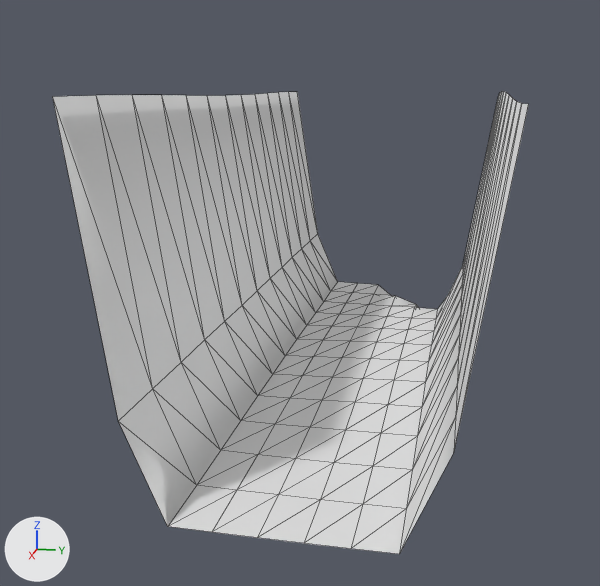
Renders of the OBJ model models/areas/sprouthollow/cliff_1_1.obj from each side of a commit.
Before and after are seen from a camera (50 mm lens) standing at (63.4, -34.0, 9.2) and looking at (36.3, -39.4, 2.4). Arrows for +X, +Y and +Z are at lower left; the lights stay in place. The older version comes first. Mesh edges are drawn as thin lines. Where no turn or scale is listed for an object, it has been applied to the vertices. Vertices at exactly the same position are counted once.

Objects in the first picture: 'cliff_1_1'.
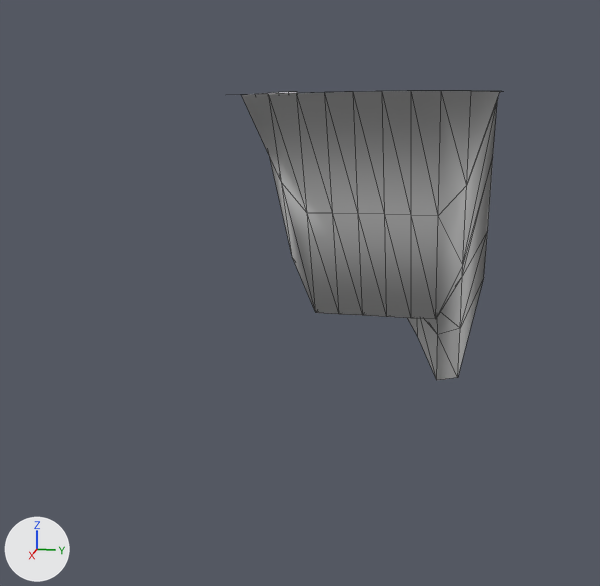
Pixel boxes (x1, y1, x2, y2) of what changed, in the pictures (600 x 586 px):
'cliff_1_1', reshaped (45% narrower, 38% shorter): before (53, 91, 529, 554); after (242, 91, 502, 380)
part 1 of me_cliff_1_1, cut back: before (53, 91, 529, 554); after (242, 91, 502, 319)

What changed in the scene script:
```text
Change me_cliff_1_1:
    used by ob_cliff_1_1; location = (0.0, 0.0, 0.0)
    remove me_cliff_1_1.from_pydata(...)  # 130 vertices, 216 faces; spans x 24.0..48.0, y -42.0..-33.0, z -4.8..9.1
    add me_cliff_1_1.from_pydata(...)  # 70 vertices, 108 faces; spans x 24.0..36.0, y -42.0..-33.0, z -4.8..9.1
    me_cliff_1_1 part 1
    74 vertices are removed from x 34.0..48.0, y -42.0..-33.0, z -0.1..9.1
    143 faces are deleted
    6 vertices in x 32.0, y -40.0..-35.0, z 0.0..0.1 move by (0.0, 0.0, 4.5)
    4 vertices move from x 32.0..40.0, y -42.0..-34.0, z 2.3..9.0 to x 32.0..36.0, y -41.0..-34.0, z 5.7..9.0
    9 vertices are added at x 34.0..36.0, y -39.0..-34.0, z 9.1
    5 new vertices lie (2.0, -1.0, 4.5) away from vertices in x 32.0, y -40.0..-35.0, z 0.0..0.1
    35 new faces join them
```
